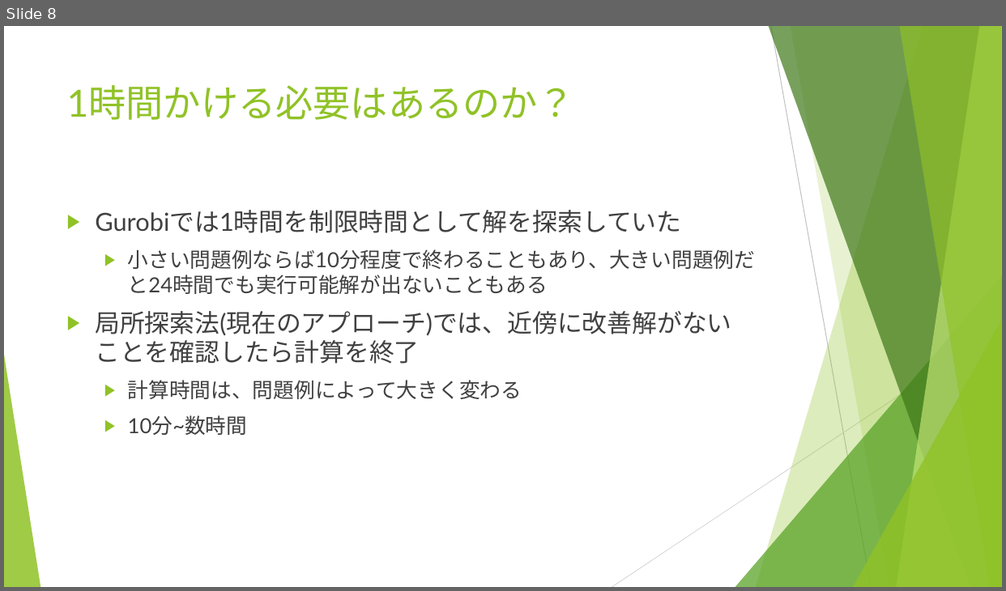
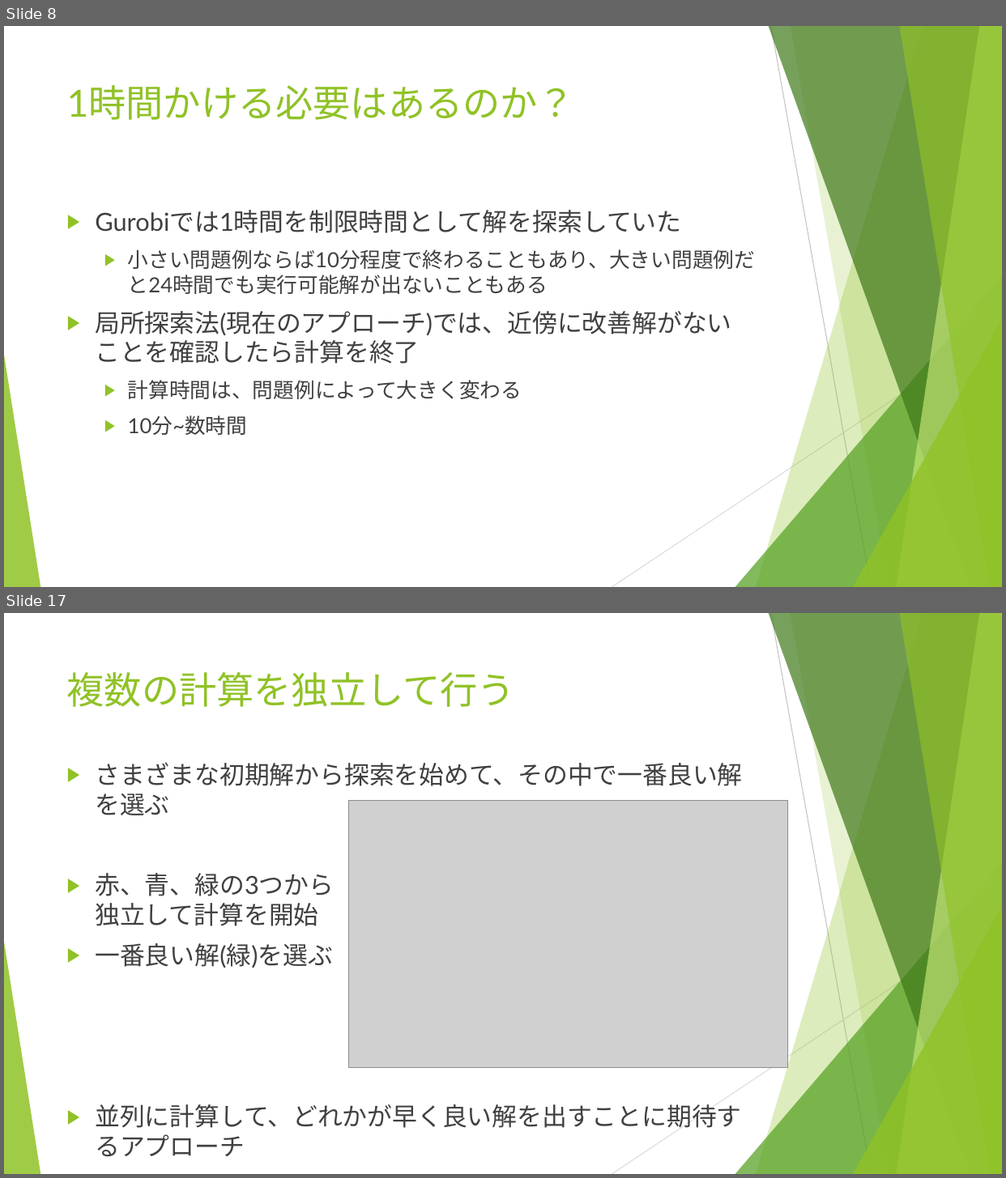
Before and after one commit to r-kurosu/kline_new, a slide deck: 11_30_共有資料.pptx. Shown one above the other, each under a label of ours: slide 8 before the commit, slides 8 and 17 after it; the slides between them are not shown. The pictures are 1006x591 and 1006x1178 pixels, drawn with LibreOffice and Linux fonts; fonts in the diff are those of the drawing; grey boxes stand for pictures. Boxes give left, top, right and bottom in pixels: in the first picture for what was removed or moved away, otherwise in the second. Text is boxed around its words. In the diff, an @@ line names an element or a change of style, - is before the commit and + after.

Commit message:
並列化に関するスライドを追加

```diff
--- a/11_30_共有資料.pptx
+++ b/11_30_共有資料.pptx
@@ slide 17 added at (x1=4, y1=613, x2=1002, y2=1174), background #FFFFFF; not listed: 10 template elements that a slide beside it also shows @@
@@ title added at (x1=67, y1=672, x2=515, y2=707), 36 pt, text #90C226 @@
+複数の計算を独立して行う
@@ text added at (x1=95, y1=762, x2=742, y2=1157), 24 pt, text #404040 @@
+▶ さまざまな初期解から探索を始めて、その中で一番良い解を選ぶ
+▶ 赤、青、緑の3つから
+  独立して計算を開始
+▶ 一番良い解(緑)を選ぶ
+▶ 並列に計算して、どれかが早く良い解を出すことに期待するアプローチ
@@ picture added at (x1=348, y1=800, x2=788, y2=1068) @@
```
Also in this commit, not shown: 5 slides changed, 8 other slides added.
